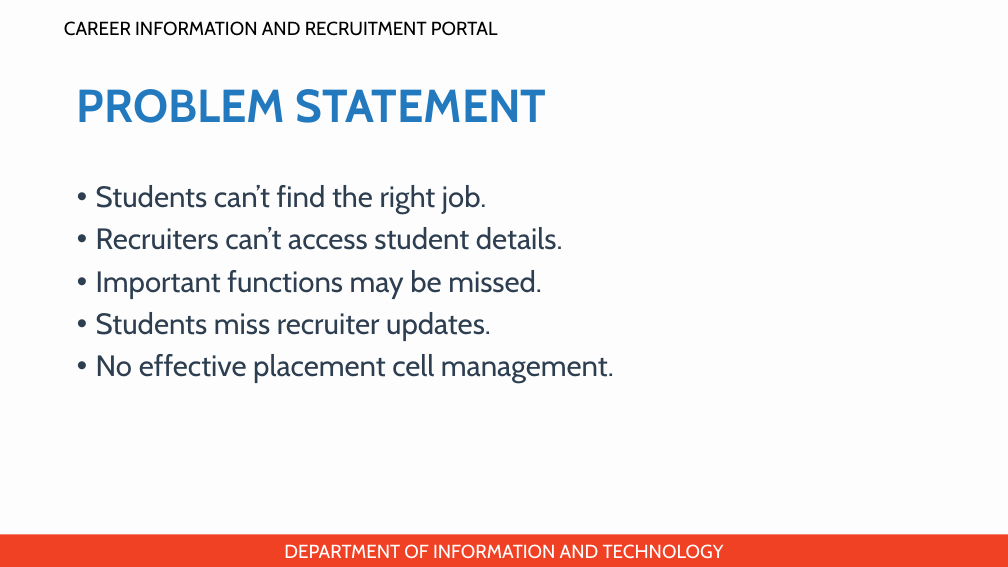
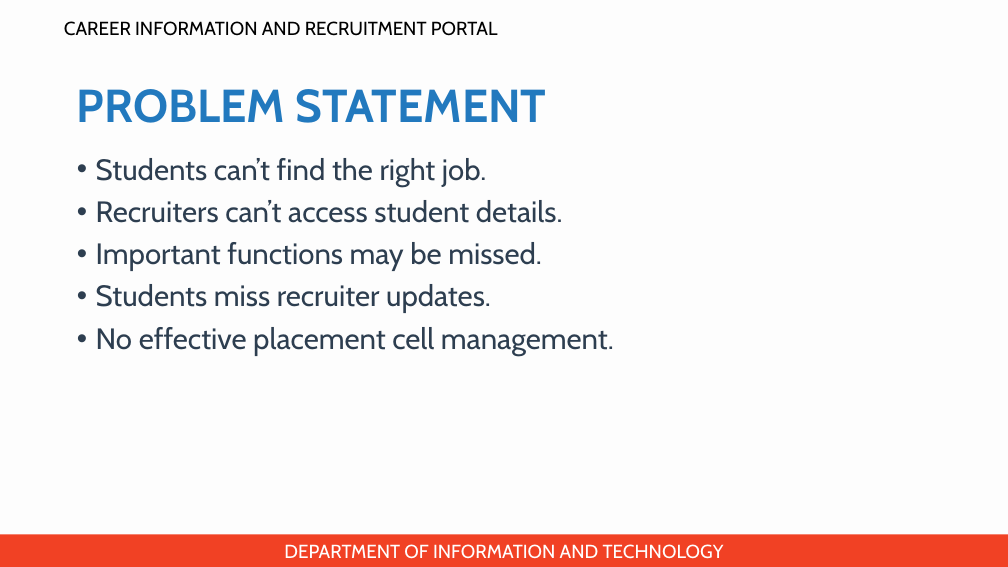
Before and after one commit to jincy-p-janardhanan/Career-Information-and-Recruitment-Portal, a slide deck: slide 3 of Presentation for zeroth review/PPT for zeroth review.pptx. Drawn at 1008x567 pixels with LibreOffice and Linux fonts; fonts in the diff are those of the drawing; background and template pictures are left out. Boxes give left, top, right and bottom in pixels: in the first picture for what was removed or moved away, otherwise in the second. Text is boxed around its words. In the diff, an @@ line names an element or a change of style, - is before the commit and + after.

```diff
--- a/Presentation for zeroth review/PPT for zeroth review.pptx
+++ b/Presentation for zeroth review/PPT for zeroth review.pptx
@@ text "Students can’t find the right ...": place and size @@
-text "Students can’t find the right ..." at [96,185,614,383]
+text "Students can’t find the right ..." at [96,158,614,356]
```
Also in this commit, not shown: 7 other slides changed.
